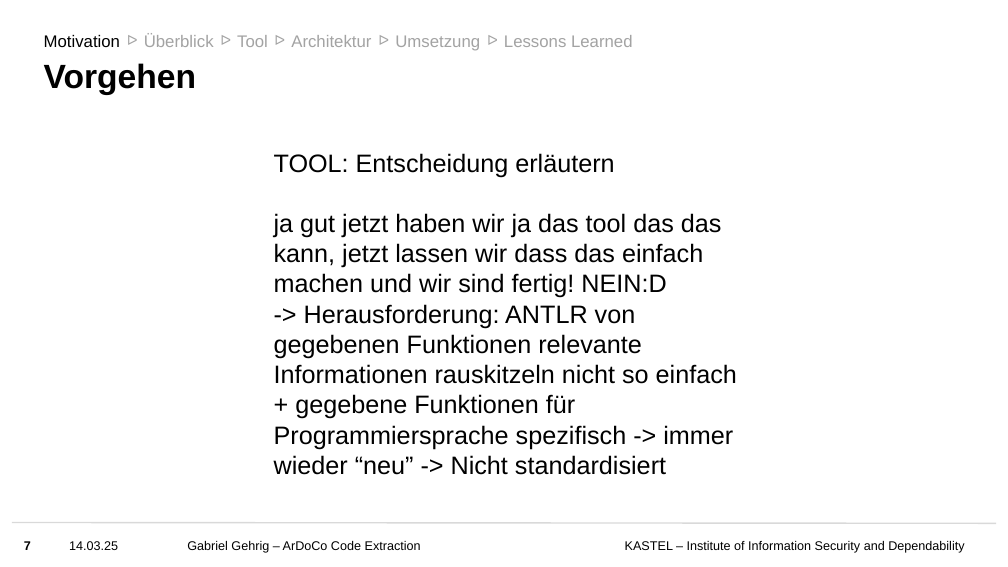
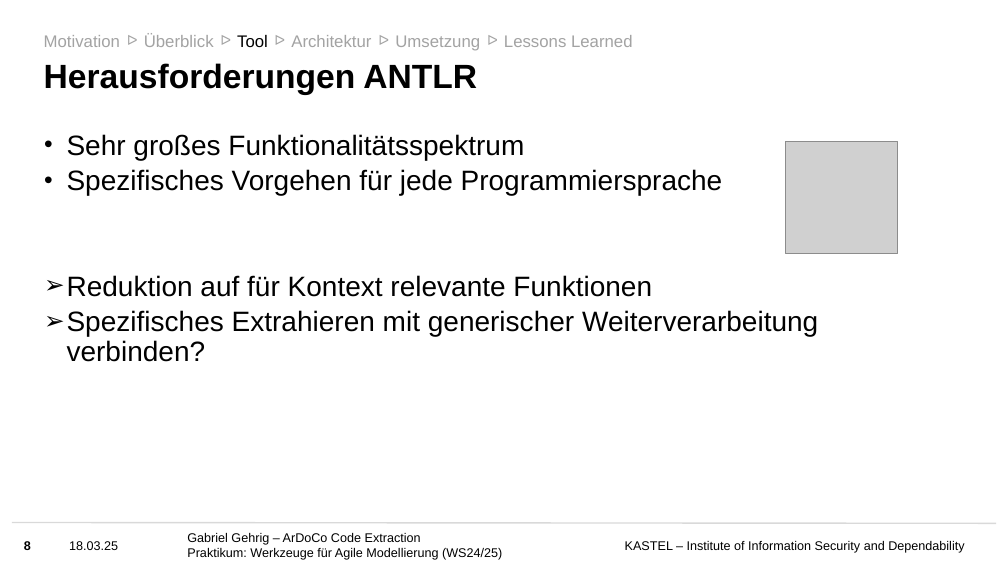
Before and after one commit to ardoco/ardoco, a slide deck: slide 8 of doc/Folien Praktikum ArDoCo.pptx (slide 7 before the commit). Drawn at 1008x567 pixels with LibreOffice and Linux fonts; fonts in the diff are those of the drawing; grey boxes stand for pictures; background and template pictures are left out. Boxes give left, top, right and bottom in pixels: in the first picture for what was removed or moved away, otherwise in the second. Text is boxed around its words. In the diff, an @@ line names an element or a change of style, - is before the commit and + after.

```diff
--- a/doc/Folien Praktikum ArDoCo.pptx
+++ b/doc/Folien Praktikum ArDoCo.pptx
@@ text "Motivation" at (44,35,120,47): text colour #000000 to #A3A3A3 @@
@@ text "Tool" at (237,35,268,47): text colour #A3A3A3 to #000000 @@
@@ title at (44,63,477,94): text changed @@
-Vorgehen
+Herausforderungen ANTLR
@@ text added at (67,134,818,362), 20 pt, text #000000 @@
+• Sehr großes Funktionalitätsspektrum
+• Spezifisches Vorgehen für jede Programmiersprache
+➢ Reduktion auf für Kontext relevante Funktionen
+➢ Spezifisches Extrahieren mit generischer Weiterverarbeitung verbinden?
@@ picture added at (785,141,897,253) @@
@@ text removed at (274,153,737,475) @@
-TOOL: Entscheidung erläutern
-ja gut jetzt haben wir ja das tool das das kann, jetzt lassen wir dass das einfach machen und wir sind fertig! NEIN:D
--> Herausforderung: ANTLR von gegebenen Funktionen relevante Informationen rauskitzeln nicht so einfach + gegebene Funktionen für Programmiersprache spezifisch -> immer wieder “neu” -> Nicht standardisiert
@@ page number at (24,540,31,553): text changed @@
-7
+8
@@ text at (69,541,118,550): text changed @@
-14.03.25
+18.03.25
@@ text at (187,548,502,560): paragraph added @@
+Praktikum: Werkzeuge für Agile Modellierung (WS24/25)
```
Also in this commit, not shown: 11 other slides changed, 13 slides added, 11 other files.
